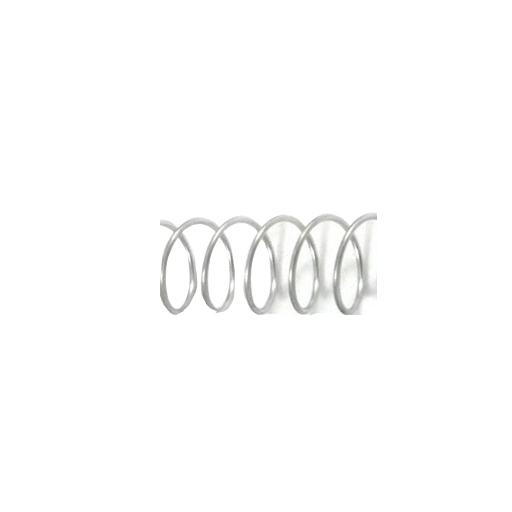
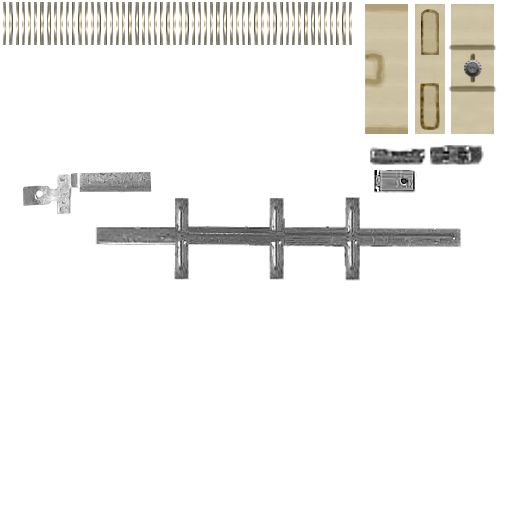
Layer changes from the first 512 × 512 image to the second:
added layer "Pasted Layer #15" above "Pasted Layer #13" over [23, 172, 152, 214]
added layer "Pasted Layer #13" above "Pasted Layer #14" over [95, 197, 463, 281]
added layer "Pasted Layer #12" above "Pasted Layer #10" over [374, 169, 417, 193]
added layer "Pasted Layer #10" above "Pasted Layer #11" over [464, 59, 483, 77]
added layer "Pasted Layer #11" above "Pasted Layer #9" over [470, 52, 476, 87]
added layer "Pasted Layer #9" (66%) above "Pasted Layer #8" over [448, 85, 497, 93]
added layer "Pasted Layer #8" (66%) above "Pasted Layer #7" over [448, 44, 497, 51]
added layer "Pasted Layer #7" above "Pasted Layer #6" over [430, 145, 484, 166]
added layer "Pasted Layer #6" above "Pasted Layer #4" over [370, 147, 427, 165]
added layer "Pasted Layer #3" above "Pasted Layer #5" over [415, 4, 445, 134]
added layer "Pasted Layer #5" above "Pasted Layer #2" over [451, 4, 494, 134]
added layer "Pasted Layer #2" above "Pasted Layer" over [365, 4, 408, 134]
painted on "Pasted Layer" over [3, 2, 377, 315]
